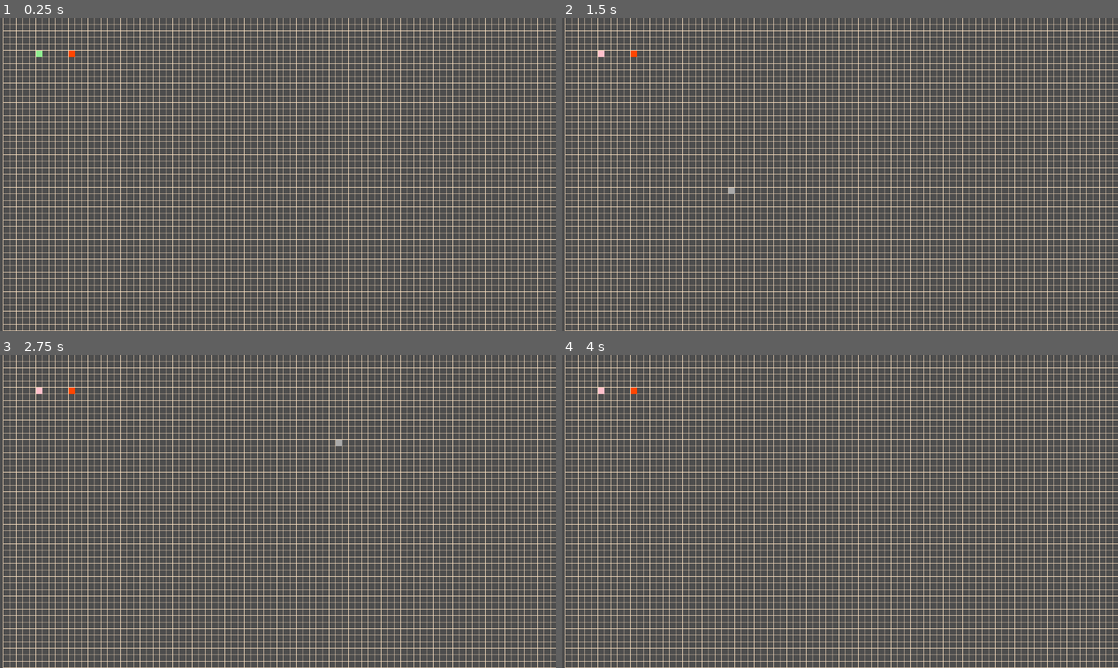
Above: before the commit, frames 1-4 (two rows, left to right).
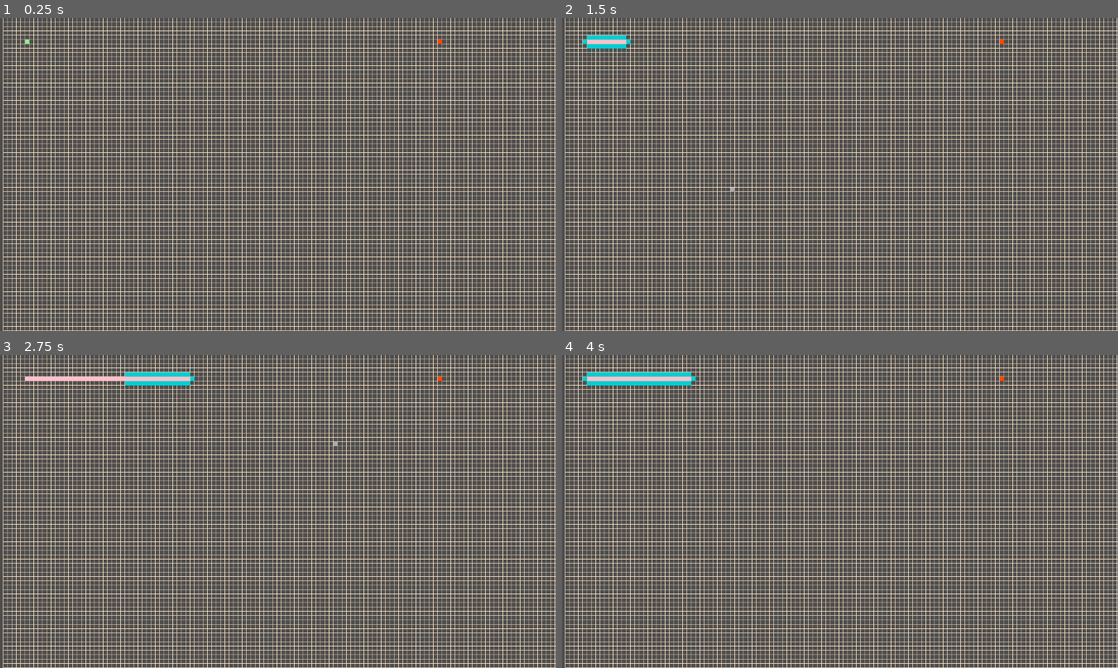
Above: after the commit, the same moments.

Repository: 12xsunx12/a--visualizer
Game: Godot game, scene res://Scenes/main.tscn
Two runs of this game, one before a commit and one after it. Both use one fixed random seed, a clock stepped at 60 frames per second and the inputs below.
Inputs (mouse positions are in pixels of both pictures, inside the frame that each line leads up to):
- Up to frame 1 (0.25 s): no input
- Up to frame 2 (1.5 s): tap Enter (ui_accept) at 0.5, 0.77 s; move the mouse to (962, 158) at 0.52 s; tap A (press_a) at 0.6, 1.35 s; click (962, 158) at 0.67 s; move the mouse to (728, 190) at 1.27 s; click (728, 190) at 1.42 s
- Up to frame 3 (2.75 s): tap Enter (ui_accept) at 1.52 s; move the mouse to (333, 442) at 2.02 s; tap A (press_a) at 2.1 s; click (333, 442) at 2.17 s
- Up to frame 4 (4 s): move the mouse to (812, 574) at 2.77 s; tap A (press_a) at 2.85, 3.6 s; click (812, 574) at 2.92 s; tap Enter (ui_accept) at 3.02, 3.77 s; move the mouse to (1006, 558) at 3.52 s; click (1006, 558) at 3.67 s

The runs differ from the first frame. In frame 1, 29% of the frame differs, in the area x 0-100%, y 0-100%; in frame 2, 29%; in frame 3, 29%; in frame 4, 29%.

Commit message:
backtracks when finished + esc key to exit program

Diff:
--- a/Scenes/astar3.gd
+++ b/Scenes/astar3.gd
@@ -11,8 +11,10 @@
 var start_node: Nod = Nod.new(Global.start_pos, null) 	# node where A* begins
 var end_node: Nod = Nod.new(Global.end_pos, null) 		# the goal node
 var curr_node: Nod = start_node 						# popped node being evald
-var pri_que: priQ = priQ.new()				# the priority que
+var pri_que: priQ = priQ.new()							# the priority que
 var path: Dictionary = {} 								# the constructed shortest path
+var final_path: Array = []								# path created when back tracking
+var done = false										# if A* is done computing or not
 var max_evaluations = 15000 							# if astar can't find end in 5000 searches, throw error
 var max_que_size = 50
 @export var timer: Timer
@@ -21,15 +23,22 @@
 # // - - - - - - - - - - - - - - - - - - - - - - - - -
 func _process(delta):
 	if Input.is_action_just_pressed("press_a"):
+		done = false
+		final_path.clear()
 		pri_que.clear()
 		path.clear()
 		start_node.pos = Global.start_pos 		# node where A* begins
 		end_node.pos = Global.end_pos 			# the goal node
 		path[start_node.pos] = start_node
-		pri_que.set_start(start_node)
+		pri_que.enqueue(start_node)
+		pri_que.enqueue(start_node)
 		timer.start(Global.time)
-		astar()
+		if !done:
+			astar()
 	queue_redraw()
+
+	if Input.is_action_just_pressed("press_esc"):
+		get_tree().quit()
 
 # // - - - - - - - - - - - - - - - - - - - - - - - - -
 func _get_adj_nodes(node: Nod) -> void:
@@ -72,6 +81,16 @@
 		pri_que.enqueue(node_right)
 
 # // - - - - - - - - - - - - - - - - - - - - - - - - -
+func _back_track():
+	if curr_node.pos != start_node.pos:
+		curr_node = curr_node.parent
+		final_path.append(curr_node)
+
+func _draw_back_track():
+	for node in final_path:
+		draw_rect(Rect2(node.pos * Global.cell_size, Global.cell_size), Color.BLACK)
+
+# // - - - - - - - - - - - - - - - - - - - - - - - - -
 func _draw_que():
 	for node in pri_que.get_elements():
 		draw_rect(Rect2(node["item"].pos * Global.cell_size, Global.cell_size), Color.DARK_TURQUOISE)
@@ -85,27 +104,30 @@
 func _draw():
 	_draw_que()
 	_draw_path()
+	if done:
+		_draw_back_track()
 
 # // - - - - - - - - - - - - - - - - - - - - - - - - -
 func astar() -> void:
+	if pri_que.size() > max_que_size:
+		pri_que.clear()
+		pri_que.set_start(curr_node)
+
 	if counter >= max_evaluations:
 		pri_que.clear()
 		print("\n\n~ - ~ Error ~ - ~\n" + "max evals exceeded, could not find end after " + str(max_evaluations) + " searches")
 		return
-
-	if curr_node.pos == end_node.pos: # if obtained node is the end node, return
+	elif curr_node.pos == end_node.pos or done == true: # if obtained node is the end node, return
+		done = true
 		pri_que.clear() # clean the array of left over nodes
+		_back_track()
 		return
-
-	if pri_que.size() > max_que_size:
-		pri_que.clear()
-		pri_que.set_start(curr_node)
-
-	curr_node = pri_que.dequeue() # obtain first node in que and remove
-	path[curr_node.pos] = curr_node
-	_get_adj_nodes(curr_node) # explore adjacent nodes
-	# debug_print_f()
-	counter += 1
+	else:
+		curr_node = pri_que.dequeue() # obtain first node in que and remove
+		path[curr_node.pos] = curr_node
+		_get_adj_nodes(curr_node) # explore adjacent nodes
+		# debug_print_f()
+		counter += 1
 
 # // - - - - - - - - - - - - - - - - - - - - - - - - -
 func print_path():
--- a/Scenes/global.gd
+++ b/Scenes/global.gd
@@ -1,7 +1,7 @@
 extends Node2D
 
 var start_pos 	= Vector2i(5,5)
-var end_pos 	= Vector2i(10,5)
-var cell_size 	= Vector2i(15,15) # the size of the actual boxes in the grid
+var end_pos 	= Vector2i(100,5)
+var cell_size 	= Vector2i(10,10) # the size of the actual boxes in the grid
 var grid = AStarGrid2D.new()
-var time: float = 0.001
+var time: float = 0.00001
--- a/project.godot
+++ b/project.godot
@@ -23,7 +23,7 @@
 
 window/size/viewport_width=1280
 window/size/viewport_height=720
-window/size/mode=2
+window/size/mode=3
 
 [input]
 
@@ -32,6 +32,11 @@
 "events": [Object(InputEventKey,"resource_local_to_scene":false,"resource_name":"","device":-1,"window_id":0,"alt_pressed":false,"shift_pressed":false,"ctrl_pressed":false,"meta_pressed":false,"pressed":false,"keycode":0,"physical_keycode":65,"key_label":0,"unicode":97,"echo":false,"script":null)
 ]
 }
+press_esc={
+"deadzone": 0.5,
+"events": [Object(InputEventKey,"resource_local_to_scene":false,"resource_name":"","device":-1,"window_id":0,"alt_pressed":false,"shift_pressed":false,"ctrl_pressed":false,"meta_pressed":false,"pressed":false,"keycode":0,"physical_keycode":4194305,"key_label":0,"unicode":0,"echo":false,"script":null)
+]
+}
 
 [rendering]
 
